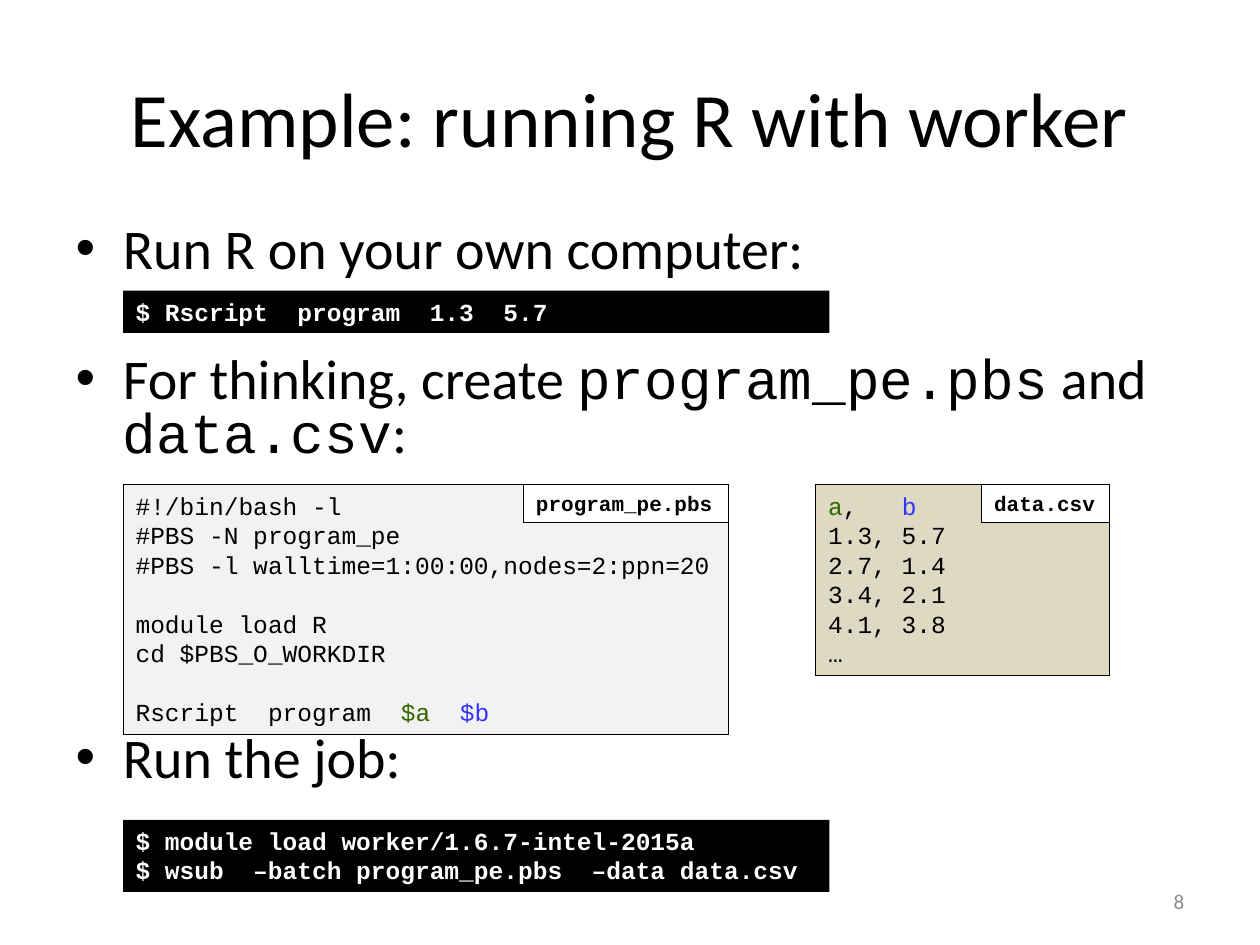
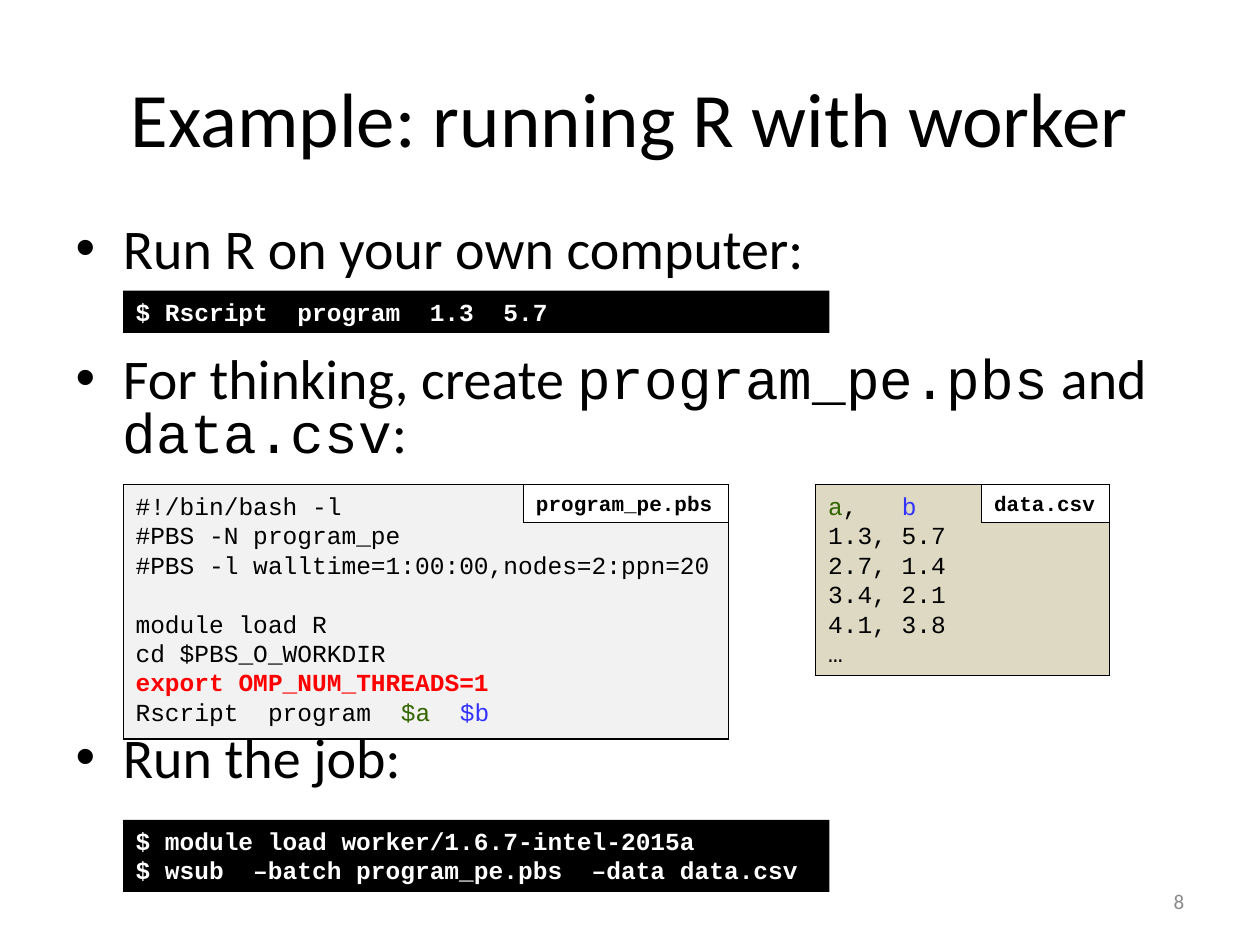
Before and after one commit to gjbex/training-material, a slide deck: slide 8 of Misc/worker_atools.pptx. Drawn at 1260x945 pixels with LibreOffice and Linux fonts; fonts in the diff are those of the drawing. Boxes give left, top, right and bottom in pixels: in the first picture for what was removed or moved away, otherwise in the second. Text is boxed around its words. In the diff, an @@ line names an element or a change of style, - is before the commit and + after.

Commit message:
Add OMP_NUM_THREADS to first R example

```diff
--- a/Misc/worker_atools.pptx
+++ b/Misc/worker_atools.pptx
@@ rectangle "#!/bin/bash -l": place and size @@
-rectangle "#!/bin/bash -l" at <box>123,485,728,736</box>
+rectangle "#!/bin/bash -l" at <box>123,485,728,740</box>
@@ text in rectangle at <box>136,674,489,696</box>: paragraph added @@
+export OMP_NUM_THREADS=1
```
